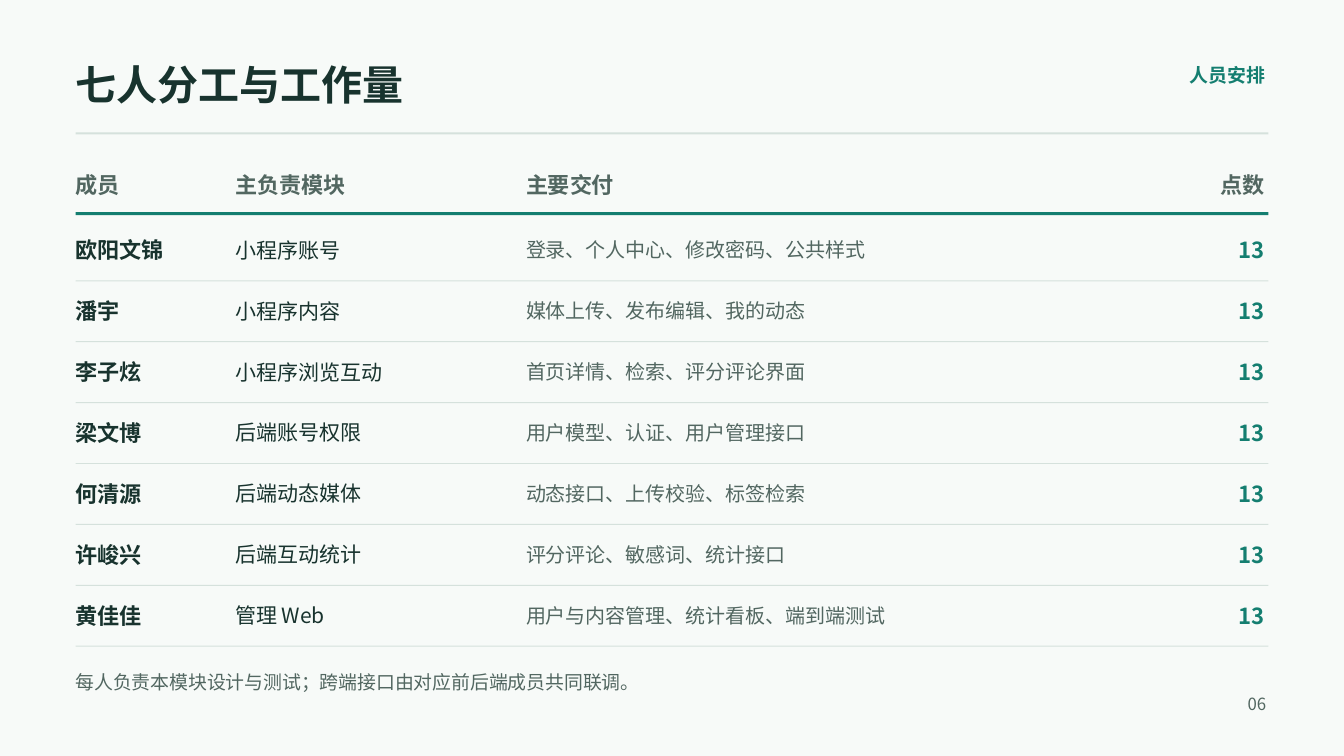
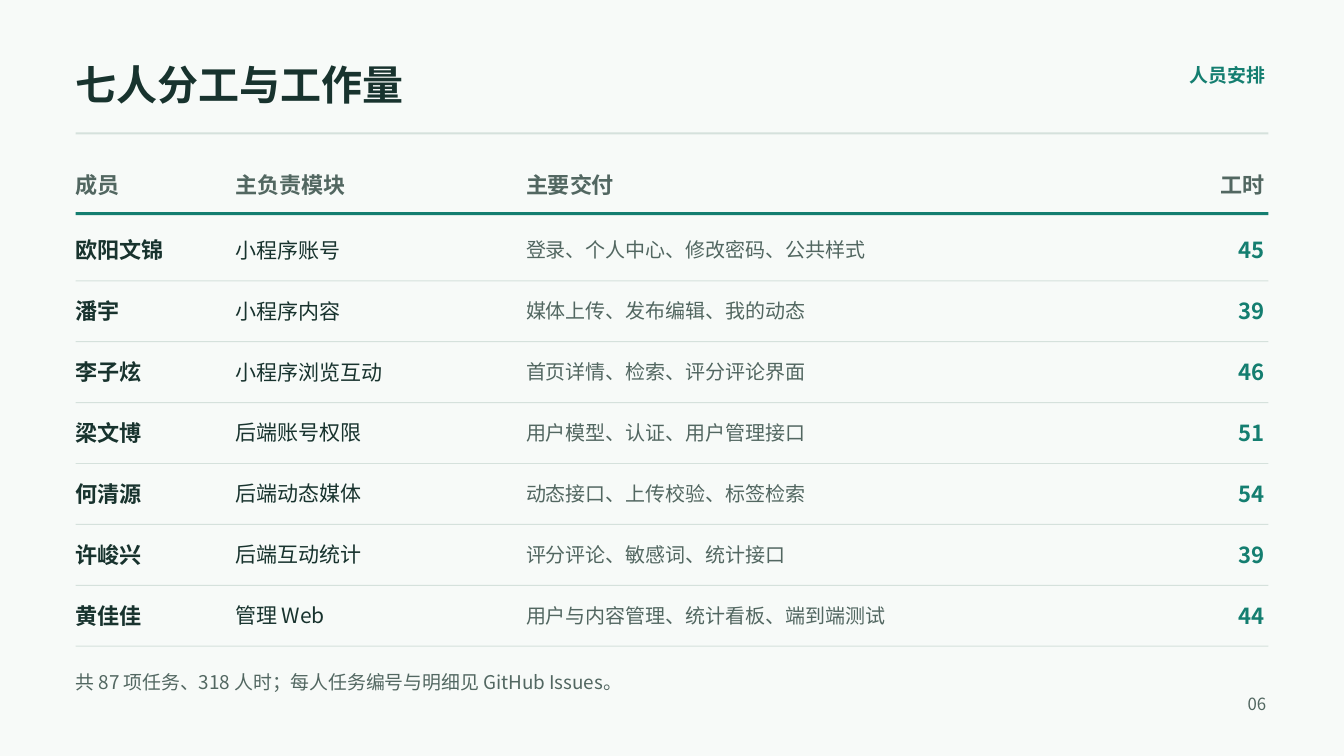
Before and after one commit to Jinooo123/picklight, a slide deck: slide 6 of presentation/拾光圈-项目启动汇报-2026-11-20.pptx. Drawn at 1344x756 pixels with LibreOffice and Linux fonts; fonts in the diff are those of the drawing. Boxes give left, top, right and bottom in pixels: in the first picture for what was removed or moved away, otherwise in the second. Text is boxed around its words. In the diff, an @@ line names an element or a change of style, - is before the commit and + after.

Commit message:
docs: 汇报 PPT 更新至 87 项任务与仓库现状

```diff
--- a/presentation/拾光圈-项目启动汇报-2026-11-20.pptx
+++ b/presentation/拾光圈-项目启动汇报-2026-11-20.pptx
@@ text at [1220, 174, 1264, 195]: text changed @@
-点数
+工时
@@ text at [1238, 241, 1264, 259]: text changed @@
-13
+45
@@ text at [1238, 302, 1264, 320]: text changed @@
-13
+39
@@ text at [1238, 363, 1264, 381]: text changed @@
-13
+46
@@ text at [1238, 424, 1264, 442]: text changed @@
-13
+51
@@ text at [1238, 485, 1264, 503]: text changed @@
-13
+54
@@ text at [1238, 546, 1264, 564]: text changed @@
-13
+39
@@ text at [1238, 607, 1264, 624]: text changed @@
-13
+44
@@ text at [76, 673, 622, 692]: text changed @@
-每人负责本模块设计与测试；跨端接口由对应前后端成员共同联调。
+共 87 项任务、318 人时；每人任务编号与明细见 GitHub Issues。
```
Also in this commit, not shown: 3 other slides changed.
